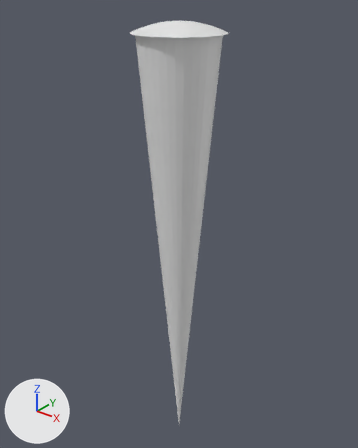
Renders of the Blender file pybzflag/extra_media/sky.blend from each side of a commit.
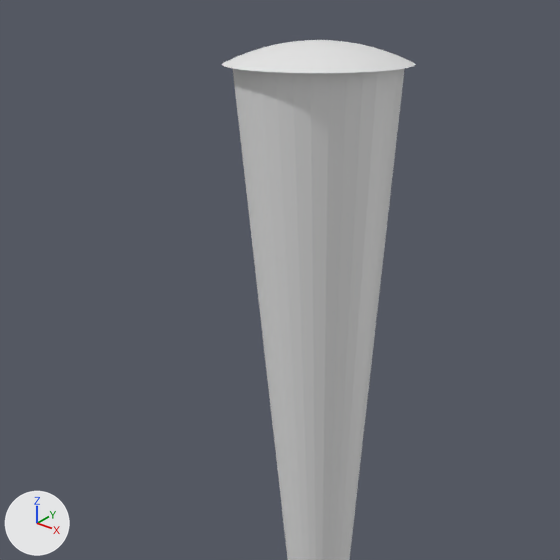
Old and new are each drawn whole from a camera (50 mm lens) standing at (304.0, -380.0, 41.0) and looking at (-12.0, 15.0, -204.0) and again close up on the part from 5% to 84% of the width and 0% to 64% of the height. The lights are fixed; the arrows at lower left show +X, +Y and +Z.

Objects in the first close-up: 'dome', 'void'.
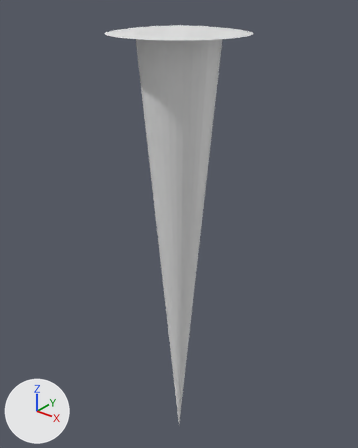
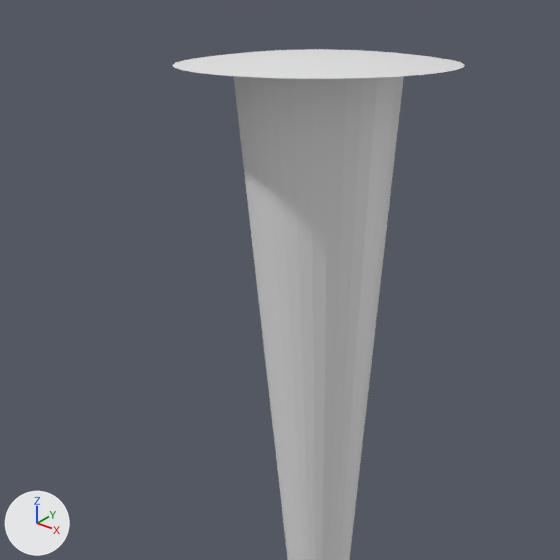
Where the change shows, as pixel boxes [x1, y1, x2, y2] in the close-ups (560 x 560 px):
'dome', rescaled (50% wider, 9% shorter)
    before: [222, 40, 416, 73]
    after: [173, 49, 464, 79]

What the commit changed:
Object 'dome' (ob_dome) is rescaled from (10.0, 10.0, 10.0) to (15.0, 15.0, 5.0).
